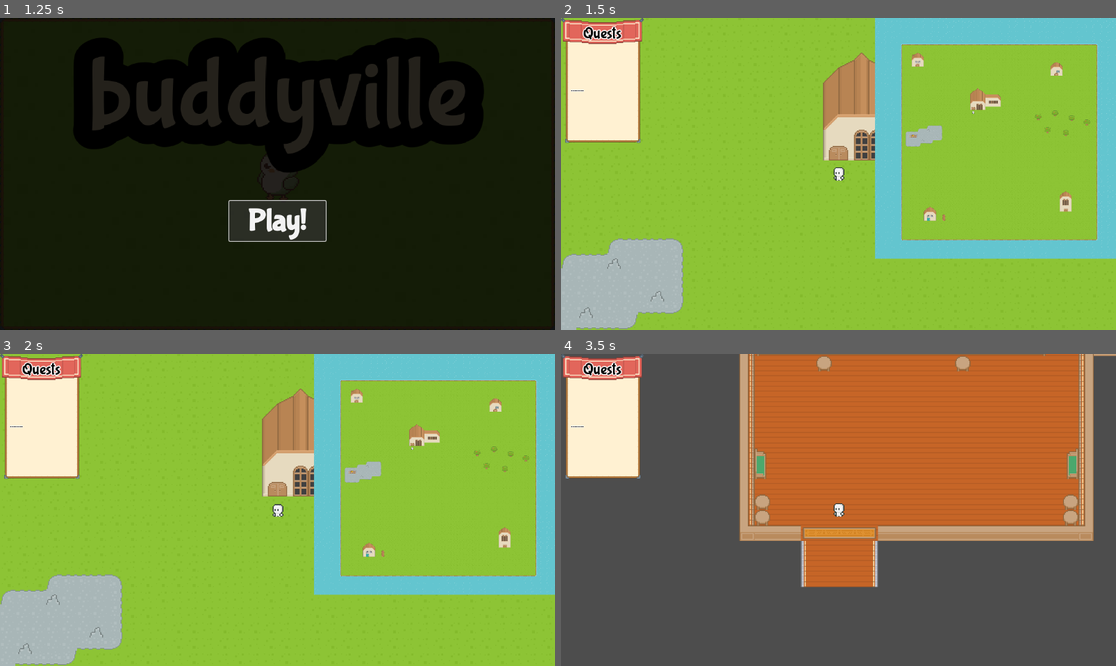
Above: before the commit, frames 1-4 (two rows, left to right).
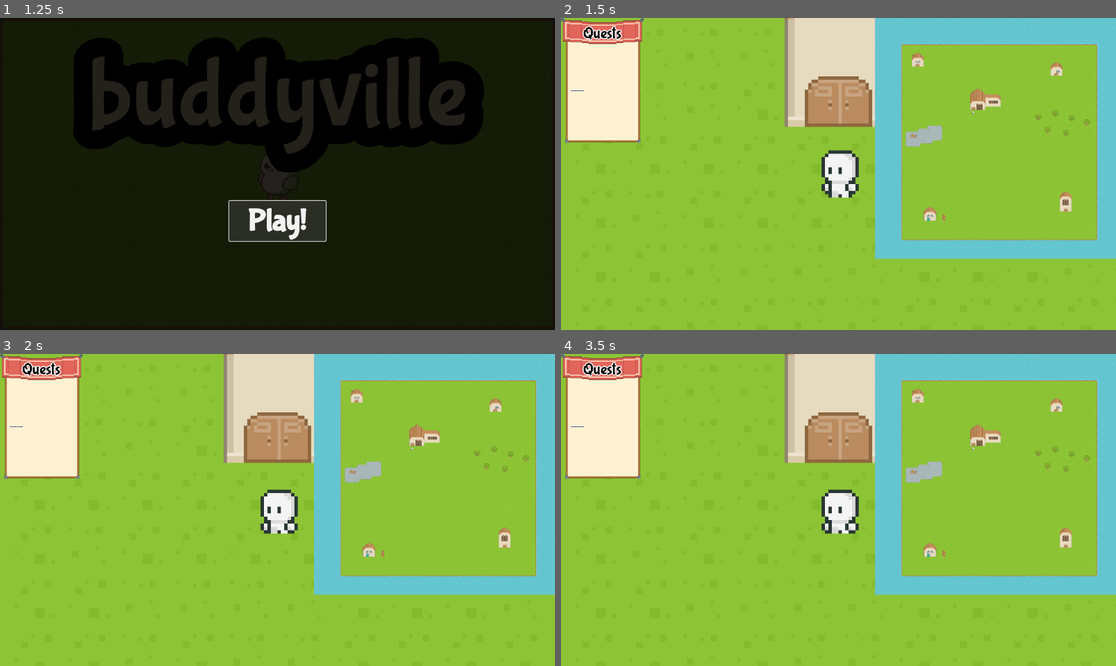
Above: after the commit, the same moments.

Repository: LKenny26/Buddyville
Game: Godot game, scene res://scenes/start.tscn
Two runs of this game, one before a commit and one after it. Both use one fixed random seed, a clock stepped at 60 frames per second and the inputs below.
Inputs (mouse positions are in pixels of both pictures, inside the frame that each line leads up to):
- Up to frame 1 (1.25 s): click "Play!" at 0.5 s
- Up to frame 2 (1.5 s): click "Play!" at 1.25 s
- Up to frame 3 (2 s): no input
- Up to frame 4 (3.5 s): drag from (588, 650) to (838, 488) at 2.02 s; drag from (588, 647) to (838, 488) at 2.77 s

Frame 1 is identical in both runs. In frame 2, 12% of the frame differs, in the area x 0-57%, y 0-100%; in frame 3, 12%; in frame 4, 95%, in the area x 0-100%, y 0-100%.

Commit message:
fix merge

Diff:
--- a/buddyville/scenes/player.tscn
+++ b/buddyville/scenes/player.tscn
@@ -704,7 +704,7 @@
 shape = SubResource("CircleShape2D_ht1qo")
 
 [node name="Camera2D" type="Camera2D" parent="."]
-zoom = Vector2(2, 2)
+zoom = Vector2(7, 7)
 
 [node name="QuestHUD" parent="." instance=ExtResource("8_ychi4")]
 
Not shown: 1 places in buddyville/resources/gameres/indoor_tileset.tres that only renumber resources
Not shown: 1 places in buddyville/resources/gameres/ui_theme.tres that only renumber resources
Not shown: 1 places in buddyville/scenes/Panda.tscn that only renumber resources
Not shown: 1 places in buddyville/scenes/main.tscn that only renumber resources
Not shown: 1 places in buddyville/scenes/map.tscn that only renumber resources
Not shown: 1 places in buddyville/scenes/start.tscn that only renumber resources
Not shown: 1 places in buddyville/scenes/town_hall.tscn that only renumber resources
